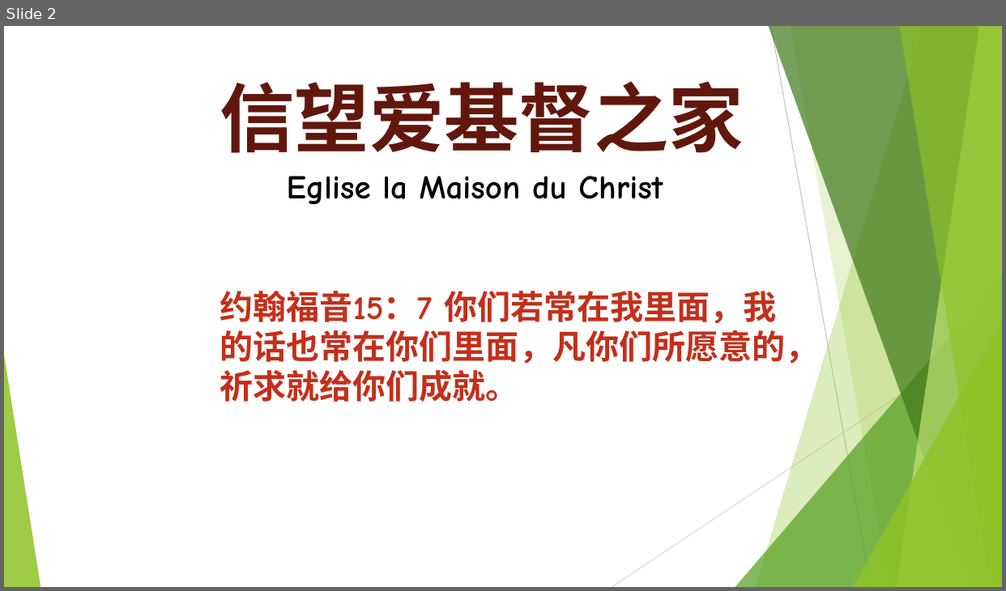
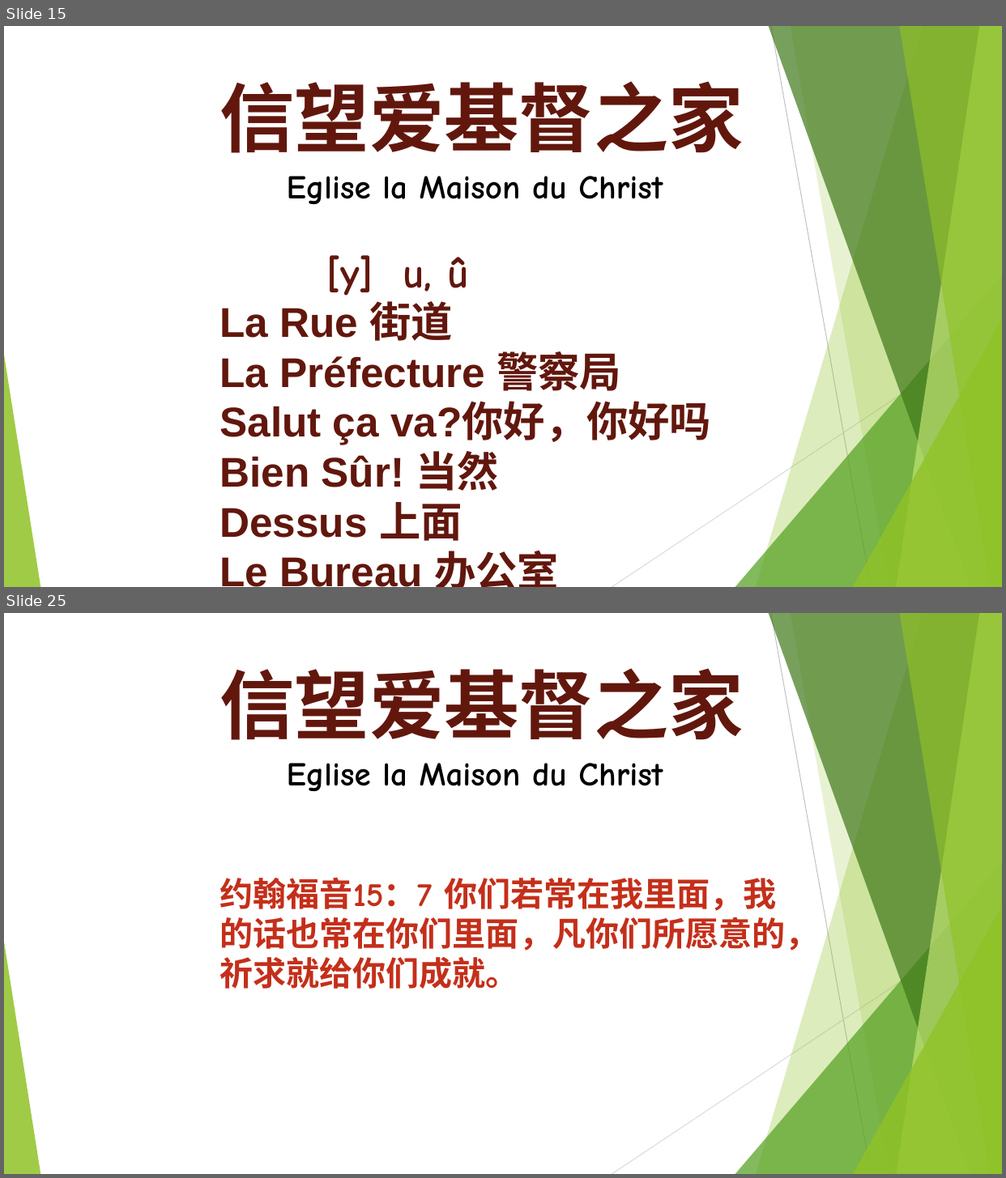
Before and after one commit to WANGZijian1994/SildePPT, a slide deck: 2026-03-01 法语课.pptx. Shown one above the other, each under a label of ours: slide 2 before the commit, slides 15 and 25 after it; the slides between them are not shown. The pictures are 1006x591 and 1006x1178 pixels, drawn with LibreOffice and Linux fonts; fonts in the diff are those of the drawing. Boxes give left, top, right and bottom in pixels: in the first picture for what was removed or moved away, otherwise in the second. Text is boxed around its words. In the diff, an @@ line names an element or a change of style, - is before the commit and + after.

```diff
--- a/2026-03-01 法语课.pptx
+++ b/2026-03-01 法语课.pptx
@@ slide 15 added at (x1=4, y1=26, x2=1002, y2=587), background #FFFFFF; not listed: 10 template elements that a slide beside it also shows @@
@@ text added at (x1=219, y1=81, x2=744, y2=587), 40 pt, text #62170D, bold @@
+信望爱基督之家
+Eglise la Maison du Christ
+[y] u, û
+La Rue 街道
+La Préfecture 警察局
+Salut ça va?你好，你好吗
+Bien Sûr! 当然
+Dessus 上面
+Le Bureau 办公室
@@ what was slide 2 is now slide 25 @@
```
Also in this commit, not shown: 1 slide changed, 22 other slides added, 2 other files.
